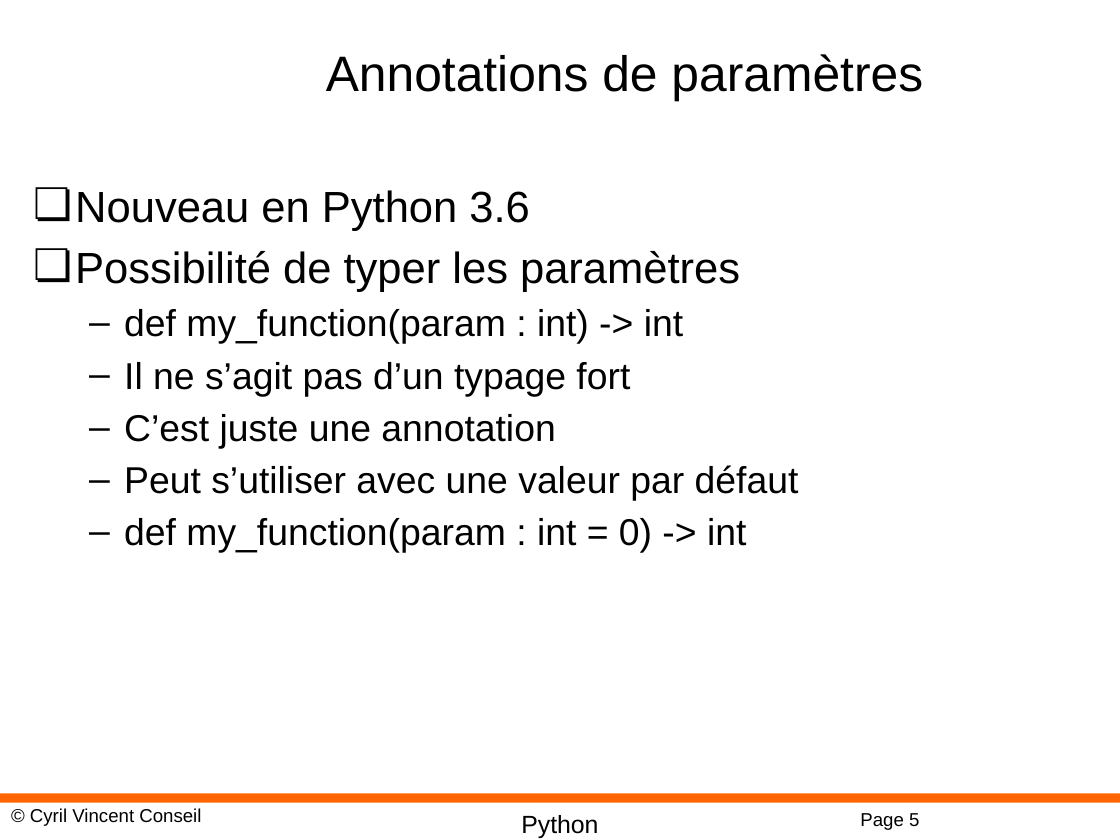
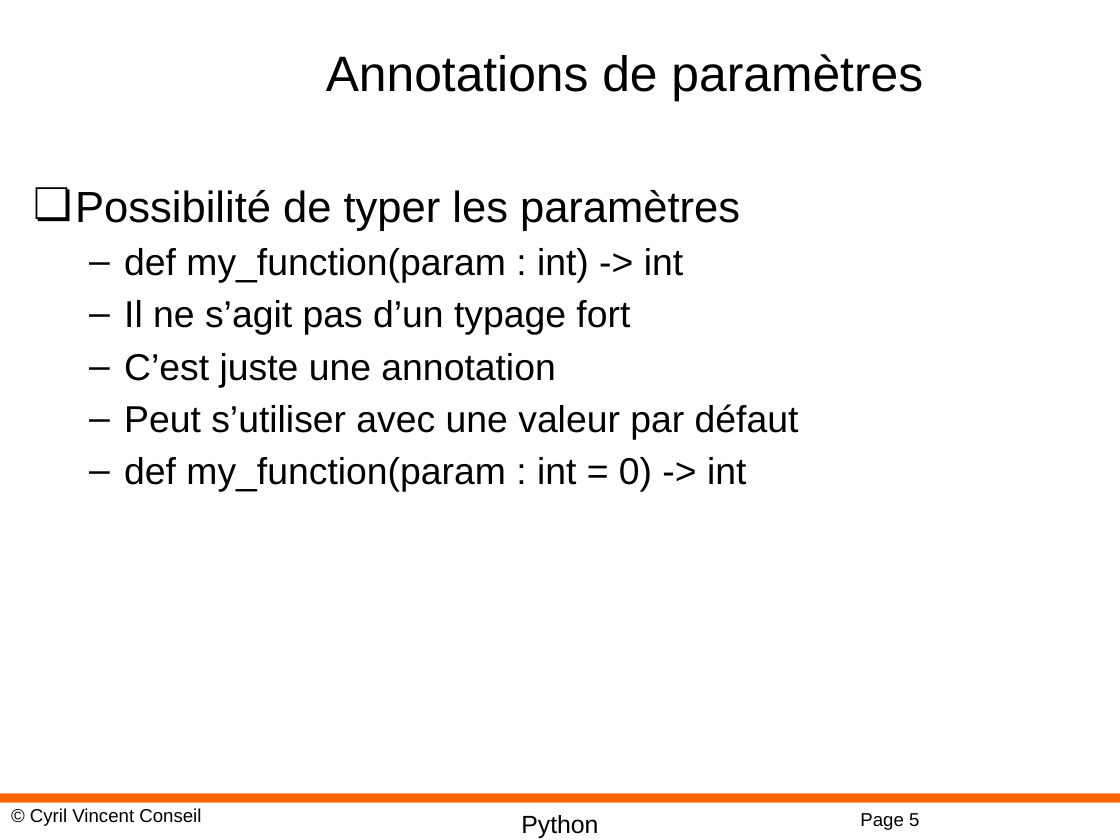
Before and after one commit to cyrilvincent/python, a slide deck: slide 5 of ppt/Python04-Functions.pptx. Drawn at 1120x840 pixels with LibreOffice and Linux fonts; fonts in the diff are those of the drawing; background and template pictures are left out. Boxes give left, top, right and bottom in pixels: in the first picture for what was removed or moved away, otherwise in the second. Text is boxed around its words. In the diff, an @@ line names an element or a change of style, - is before the commit and + after.

```diff
--- a/ppt/Python04-Functions.pptx
+++ b/ppt/Python04-Functions.pptx
@@ text at (75, 190, 530, 231): paragraph removed @@
-❏ Nouveau en Python 3.6
```
Also in this commit, not shown: 1 other slide changed, 5 other files.
